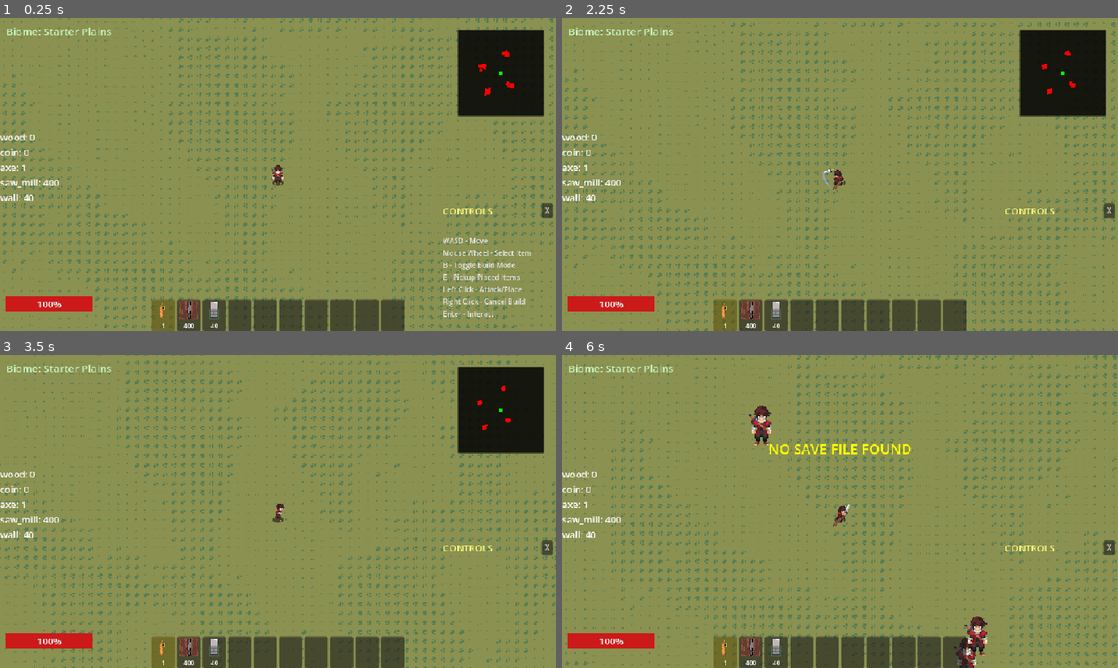
Above: before the commit, frames 1-4 (two rows, left to right).
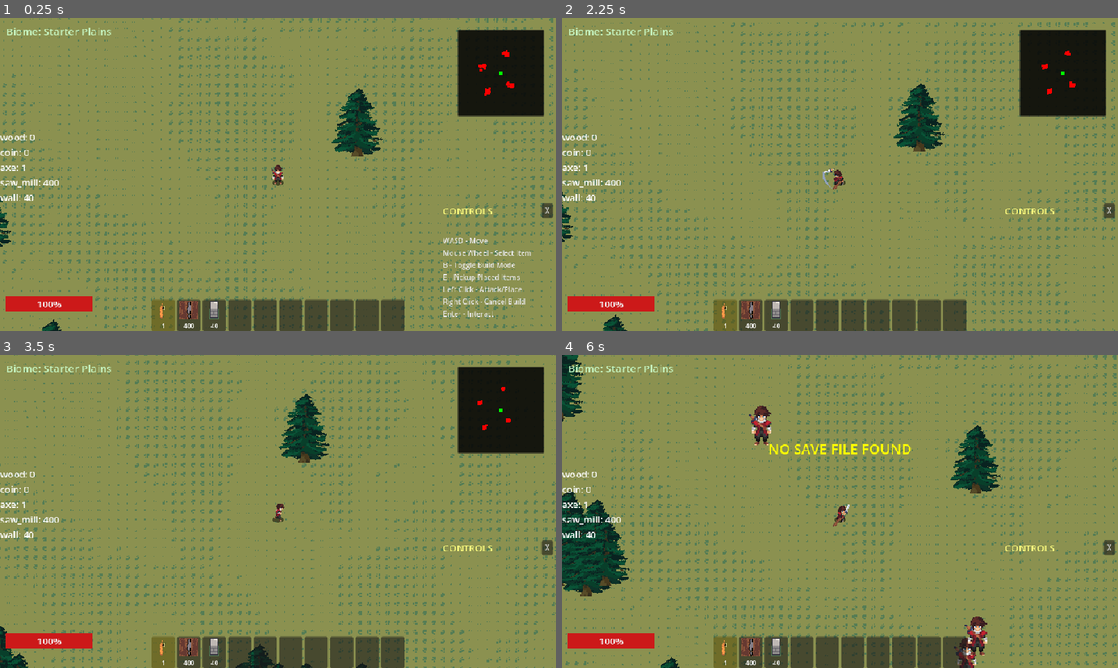
Above: after the commit, the same moments.

Repository: makattack24/MyGodotGame
Game: Godot game, scene res://Scenes/Main.tscn
Two runs of this game, one before a commit and one after it. Both use one fixed random seed, a clock stepped at 60 frames per second and the inputs below. Sound files missing from this copy of the repository are replaced by a short silence.
Inputs (mouse positions are in pixels of both pictures, inside the frame that each line leads up to):
- Up to frame 1 (0.25 s): no input
- Up to frame 2 (2.25 s): tap Enter (ui_accept) at 0.5, 0.77 s; move the mouse to (962, 158) at 0.52 s; press the mouse at (962, 158) at 0.53 s; hold D (move_right) 0.53-1.25 s; release the mouse at (962, 158) at 1.25 s; click "X" at 1.25 s; move the mouse to (728, 190) at 2.02 s; hold S (move_down) from 2.03 s (still down); right-click (728, 190) at 2.1 s
- Up to frame 3 (3.5 s): move the mouse to (333, 442) at 2.77 s; release S (move_down) at 2.78 s; hold D (move_right) from 2.78 s (still down); tap B (build_mode) at 2.85 s
- Up to frame 4 (6 s): move the mouse to (812, 574) at 3.52 s; release D (move_right) at 3.53 s; hold W (move_up) 3.53-4.28 s; tap E (pickup) at 3.6 s; click (812, 574) at 3.67 s; move the mouse to (1006, 558) at 4.27 s; hold A (move_left) 4.28-5.78 s; tap L at 4.35 s; move the mouse to (673, 464) at 5.02 s; tap M at 5.1 s; move the mouse to (867, 511) at 5.77 s; press the mouse at (867, 511) at 5.78 s; hold S (move_down) from 5.78 s (still down)

The runs differ from the first frame. In frame 1, 1.3% of the frame differs, in the area x 0-92%, y 14-100%; in frame 2, 1.4%; in frame 3, 1.7%; in frame 4, 4.5%, in the area x 0-79%, y 0-100%.

Commit message:
tree spawn chance

Diff:
--- a/Scenes/Main.tscn
+++ b/Scenes/Main.tscn
@@ -885,7 +885,6 @@
 [node name="ObjectSpawner" type="Node2D" parent="." unique_id=1272717024 node_paths=PackedStringArray("ground_layer")]
 script = ExtResource("9_vy5pj")
 tree_scene = ExtResource("4_v1gob")
-tree_spawn_chance = 0.3
 ground_layer = NodePath("../Ground")
 
 [node name="SaveManager" type="Node" parent="." unique_id=1885934722]
--- /dev/null
+++ b/Scenes/title_screen.tscn
@@ -0,0 +1,3 @@
+[gd_scene format=3 uid="uid://b6fmq8x23ilvk"]
+
+[node name="TitleScreen" type="Node2D" unique_id=120547882]
--- a/Scenes/wood_item.tscn
+++ b/Scenes/wood_item.tscn
@@ -5,7 +5,7 @@
 [ext_resource type="AudioStream" uid="uid://b44vcokab1rny" path="res://Audio/wood-falling-on-carpet-326940.mp3" id="3_vh4iw"]
 
 [sub_resource type="RectangleShape2D" id="RectangleShape2D_iaoic"]
-size = Vector2(8.25, 8.75)
+size = Vector2(18, 16)
 
 [node name="WoodItem" type="Node2D" unique_id=68424016]
 script = ExtResource("1_iaoic")
--- a/Scripts/biome_manager.gd
+++ b/Scripts/biome_manager.gd
@@ -31,8 +31,8 @@
 			Vector2i(8, 1), Vector2i(8, 2), Vector2i(9, 1), Vector2i(9, 2),
 			Vector2i(10, 1), Vector2i(10, 2), Vector2i(11, 1), Vector2i(11, 2)
 		],
-		"tree_spawn_chance": 0.08,
-		"min_tree_spacing": 60.0,
+		"tree_spawn_chance": 0.25,
+		"min_tree_spacing": 40.0,
 		"enemy_spawn_chance": 0.1,
 		"enemies_per_camp": 2,
 		"color_tint": Color(1.0, 1.0, 1.0, 1.0)
@@ -44,8 +44,8 @@
 			Vector2i(8, 1), Vector2i(9, 1), Vector2i(10, 1), Vector2i(10, 2),
 			Vector2i(11, 1), Vector2i(11, 2)
 		],
-		"tree_spawn_chance": 0.15,
-		"min_tree_spacing": 45.0,
+		"tree_spawn_chance": 0.35,
+		"min_tree_spacing": 35.0,
 		"enemy_spawn_chance": 0.3,
 		"enemies_per_camp": 3,
 		"color_tint": Color(0.9, 1.0, 0.9, 1.0)
--- a/Scripts/object_spawner.gd
+++ b/Scripts/object_spawner.gd
@@ -72,6 +72,7 @@
 
 func _try_spawn_tree(tile_pos: Vector2i) -> void:
 	if not tree_scene:
+		print("ObjectSpawner: No tree_scene assigned!")
 		return
 
 	# Get world position
@@ -80,6 +81,10 @@
 	# Get biome manager if not already cached
 	if not biome_manager:
 		biome_manager = get_parent().get_node_or_null("BiomeManager")
+		if biome_manager:
+			print("ObjectSpawner: BiomeManager found!")
+		else:
+			print("ObjectSpawner: BiomeManager not found!")
 
 	# Get biome-specific spawn chance and spacing
 	var spawn_chance = tree_spawn_chance
@@ -98,6 +103,7 @@
 
 		# Add to the world (parent of this spawner)
 		get_parent().add_child(tree_instance)
+		print("Tree spawned at ", world_pos, " with spawn_chance ", spawn_chance)
 		tree_instance.add_to_group("Trees")
 
 		# Track the tree
